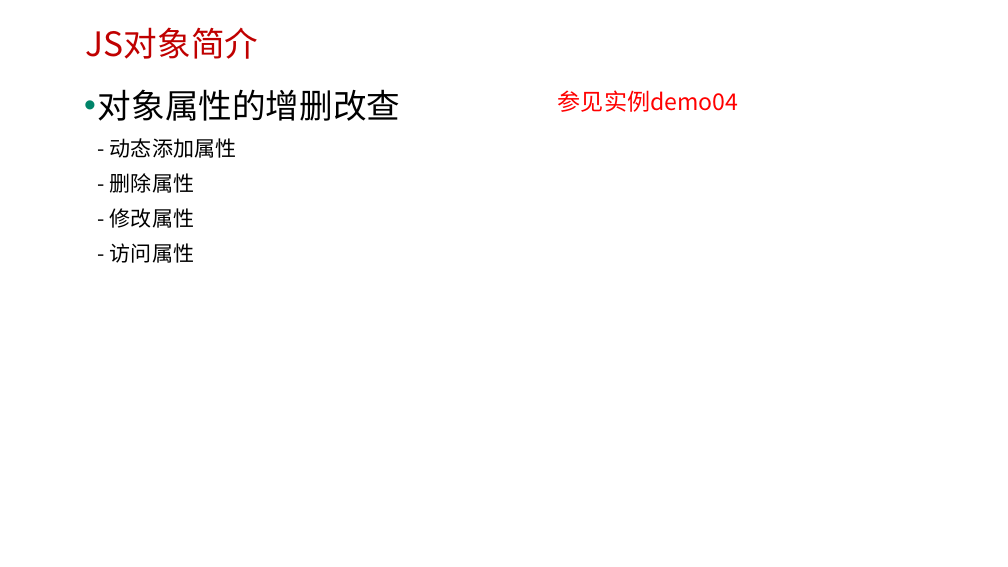
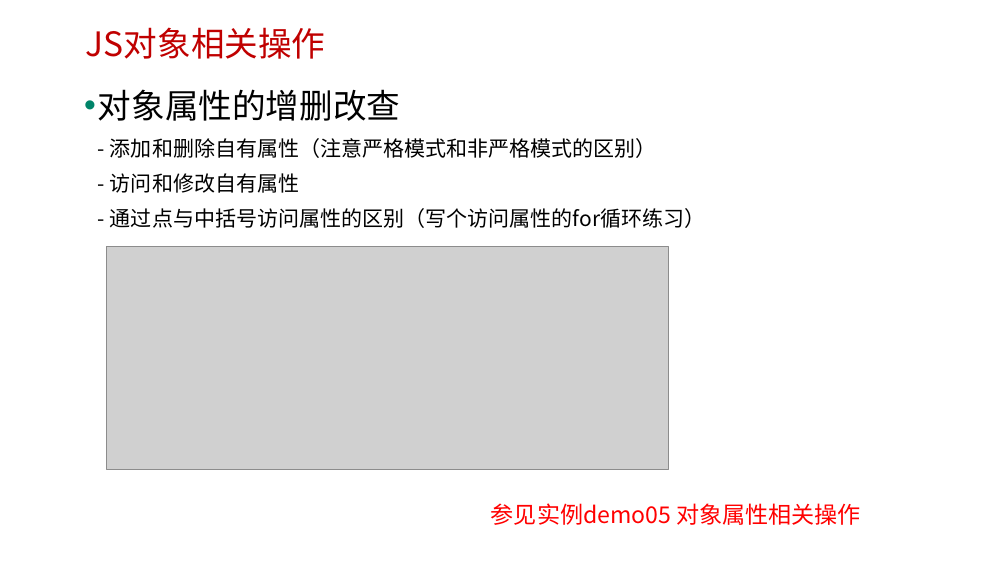
Before and after one commit to edu2act/course-javascript-advanced, a slide deck: slide 12 of 课程PPT/06.JavaScript对象.pptx (slide 11 before the commit). Drawn at 1008x567 pixels with LibreOffice and Linux fonts; fonts in the diff are those of the drawing; grey boxes stand for pictures; background and template pictures are left out. Boxes give left, top, right and bottom in pixels: in the first picture for what was removed or moved away, otherwise in the second. Text is boxed around its words. In the diff, an @@ line names an element or a change of style, - is before the commit and + after.

```diff
--- a/课程PPT/06.JavaScript对象.pptx
+++ b/课程PPT/06.JavaScript对象.pptx
@@ text at (86, 27, 326, 59): text changed @@
-JS对象简介
+JS对象相关操作
@@ text at (98, 89, 706, 228): text changed @@
-• 对象属性的增删改查
-  - 动态添加属性
-  - 删除属性
-  - 修改属性
-  - 访问属性
+• 对象属性的增删改查
+  - 添加和删除自有属性（注意严格模式和非严格模式的区别）
+  - 访问和修改自有属性
+  - 通过点与中括号访问属性的区别（写个访问属性的for循环练习）
@@ picture added at (107, 247, 668, 469) @@
@@ text at (491, 503, 860, 525): text changed @@
-参见实例demo04
+参见实例demo05 对象属性相关操作
```
Also in this commit, not shown: 15 other slides changed, 3 slides added, 11 other files.
